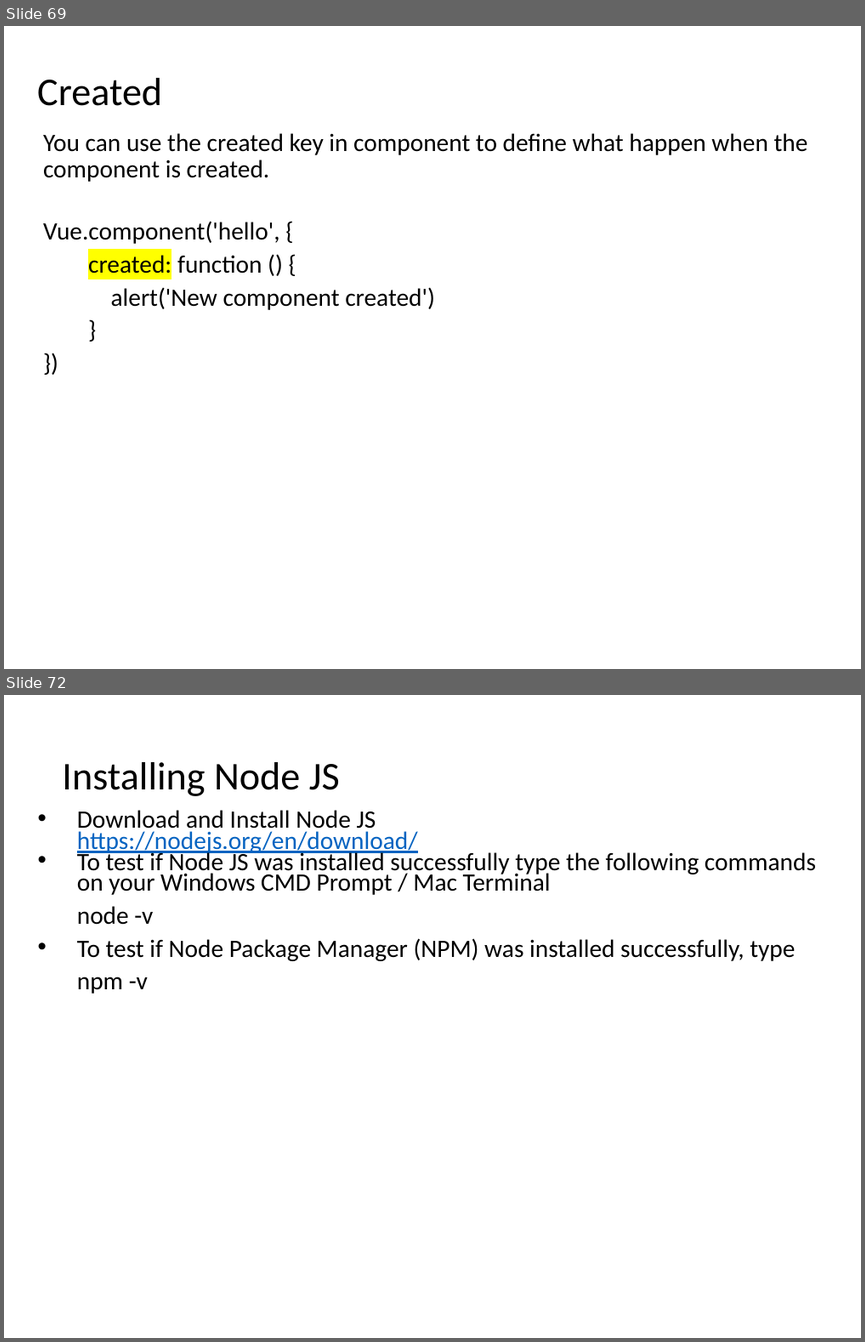
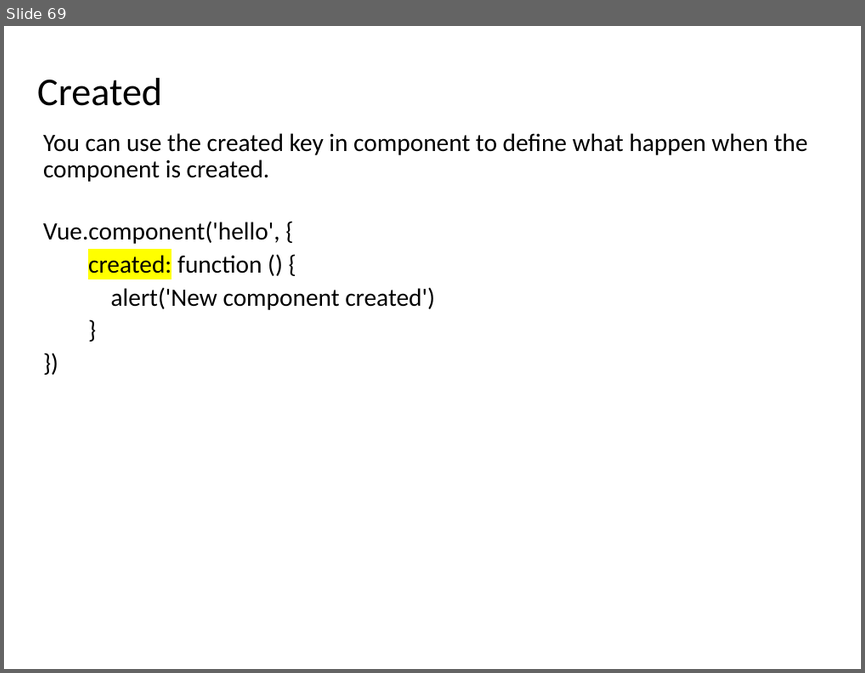
Before and after one commit to auzadventure/vue-beginner, a slide deck: SG - Lionel - Vue.js Essential Training - v2.pptx. Shown one above the other, each under a label of ours: slides 69 and 72 before the commit, slide 69 after it; the slides between them are not shown. The pictures are 865x1342 and 865x673 pixels, drawn with LibreOffice and Linux fonts; fonts in the diff are those of the drawing. Boxes give left, top, right and bottom in pixels: in the first picture for what was removed or moved away, otherwise in the second. Text is boxed around its words. In the diff, an @@ line names an element or a change of style, - is before the commit and + after.

```diff
--- a/SG - Lionel - Vue.js Essential Training - v2.pptx
+++ b/SG - Lionel - Vue.js Essential Training - v2.pptx
@@ slide 72 removed at (x1=4, y1=695, x2=861, y2=1338), background #FFFFFF @@
@@ title removed at (x1=62, y1=762, x2=340, y2=796) @@
-Installing Node JS
@@ text removed at (x1=77, y1=810, x2=816, y2=993) @@
-• Download and Install Node JS
-  https://nodejs.org/en/download/
-• To test if Node JS was installed successfully type the following commands on your Windows CMD Prompt / Mac Terminal
-node -v
-• To test if Node Package Manager (NPM) was installed successfully, type
-npm -v
```
Also in this commit, not shown: 1 slide changed, 20 other slides removed, 13 other files.
